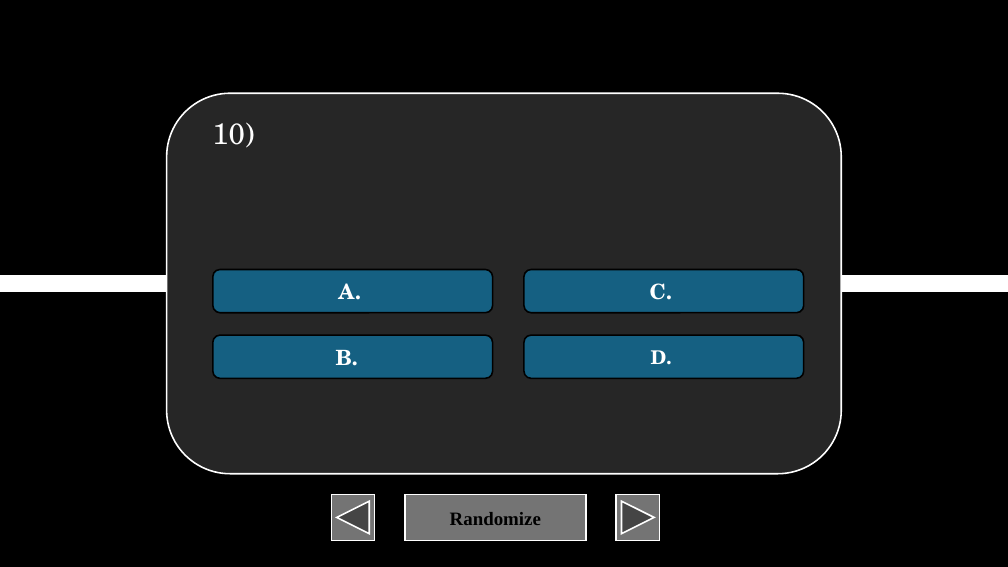
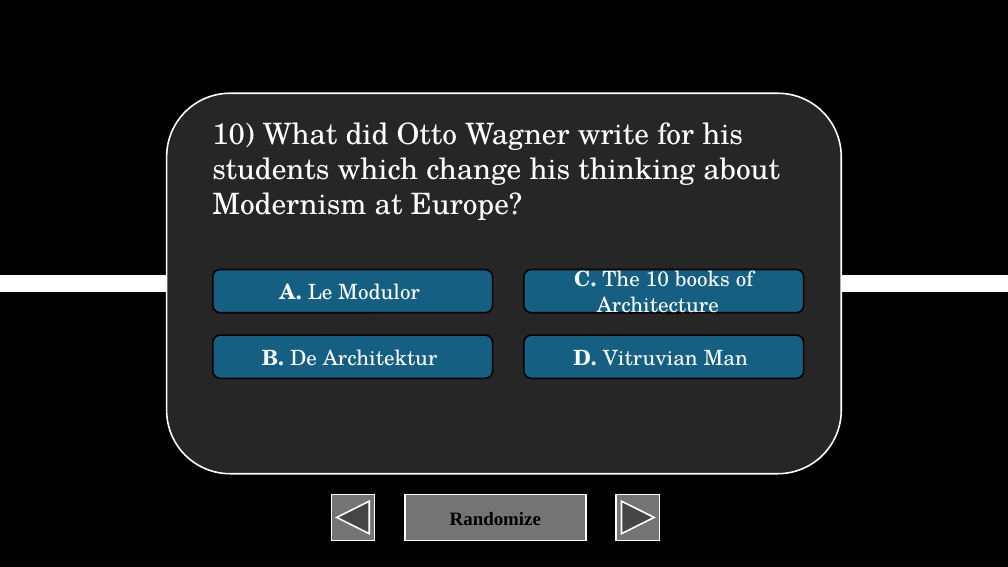
Before and after one commit to XIvanSolomonX/Archi-Reviewer, a slide deck: slide 11 of TOA.pptm. Drawn at 1008x567 pixels with LibreOffice and Linux fonts; fonts in the diff are those of the drawing. Boxes give left, top, right and bottom in pixels: in the first picture for what was removed or moved away, otherwise in the second. Text is boxed around its words. In the diff, an @@ line names an element or a change of style, - is before the commit and + after.

```diff
--- a/TOA.pptm
+++ b/TOA.pptm
@@ text at (212,122,780,220): text changed @@
-10)
+10) What did Otto Wagner write for his students which change his thinking about Modernism at Europe?
@@ text in rounded rectangle at (574,265,754,318): text changed; bold off @@
-C.
+C. The 10 books of Architecture
@@ text in rounded rectangle at (279,283,420,300): text changed; bold off @@
-A.
+A. Le Modulor
@@ text in rounded rectangle at (262,349,438,366): text changed; bold off @@
-B.
+B. De Architektur
@@ text in rounded rectangle at (573,350,748,366): text changed; size 18 to 20 pt; bold off @@
-D.
+D. Vitruvian Man
```
Also in this commit, not shown: 10 other slides changed, 40 slides added.
